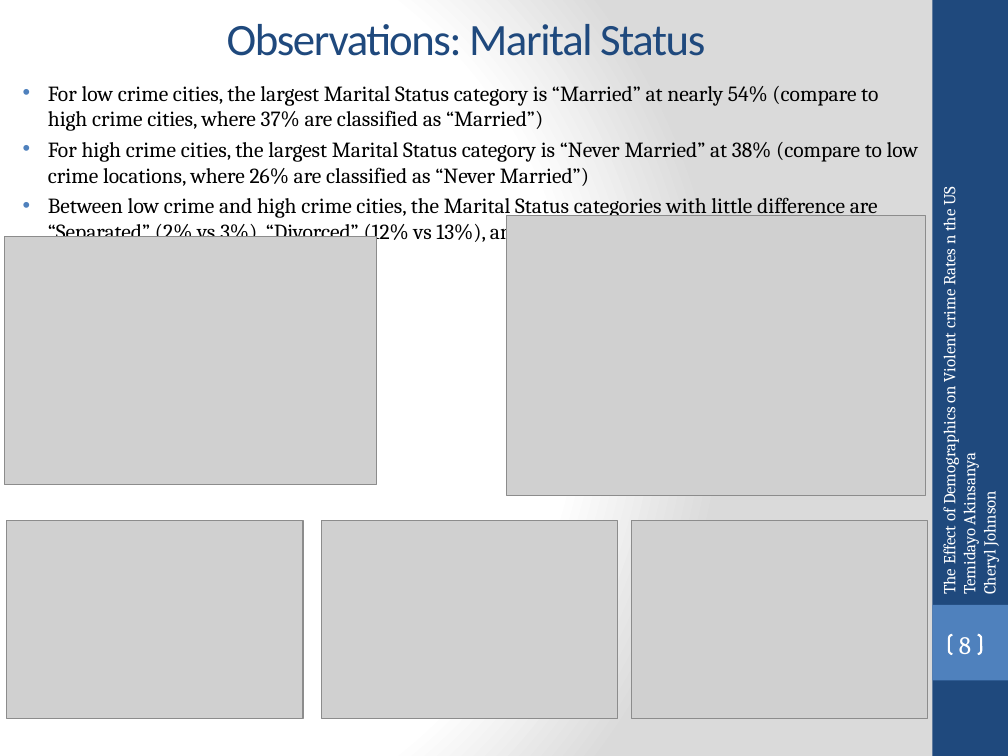
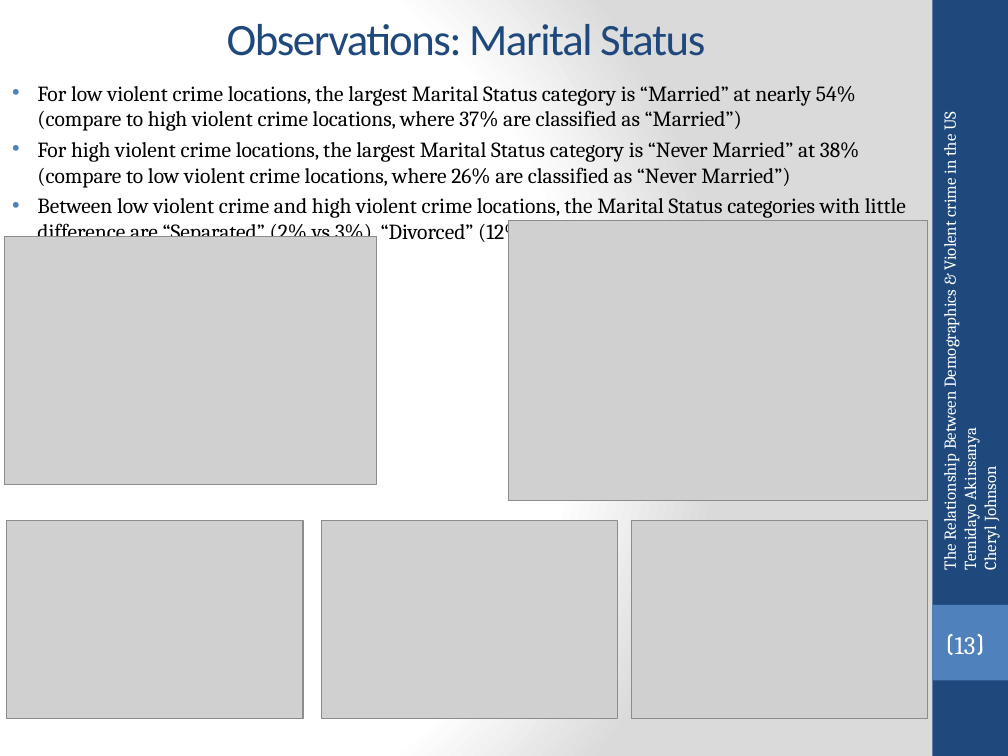
Before and after one commit to temidayo1234/National_ViolentCrime_Analysis, a slide deck: slide 13 of Data Analytics Bootcamp Project 1.pptx (slide 8 before the commit). Drawn at 1008x756 pixels with LibreOffice and Linux fonts; fonts in the diff are those of the drawing; grey boxes stand for pictures. Boxes give left, top, right and bottom in pixels: in the first picture for what was removed or moved away, otherwise in the second. Text is boxed around its words. In the diff, an @@ line names an element or a change of style, - is before the commit and + after.

```diff
--- a/Data Analytics Bootcamp Project 1.pptx
+++ b/Data Analytics Bootcamp Project 1.pptx
@@ text at (37, 86, 906, 244): text changed @@
-• For low crime cities, the largest Marital Status category is “Married” at nearly 54% (compare to high crime cities, where 37% are classified as “Married”)
-• For high crime cities, the largest Marital Status category is “Never Married” at 38% (compare to low crime locations, where 26% are classified as “Never Married”)
-• Between low crime and high crime cities, the Marital Status categories with little difference are “Separated” (2% vs 3%), “Divorced” (12% vs 13%), and “Widowed” (6% vs. 8%)
+• For low violent crime locations, the largest Marital Status category is “Married” at nearly 54% (compare to high violent crime locations, where 37% are classified as “Married”)
+• For high violent crime locations, the largest Marital Status category is “Never Married” at 38% (compare to low violent crime locations, where 26% are classified as “Never Married”)
+• Between low violent crime and high violent crime locations, the Marital Status categories with little difference are “Separated” (2% vs 3%), “Divorced” (12% vs 13%), and “Widowed” (6% vs. 8%)
@@ text "The Relationship Between Demographics & ...": place and size @@
-text "The Relationship Between Demographics & ..." at (938, 188, 1000, 594)
+text "The Relationship Between Demographics & ..." at (938, 113, 1001, 570)
@@ text at (938, 113, 960, 570): text changed @@
-The Effect of Demographics on Violent crime Rates n the US
+The Relationship Between Demographics & Violent crime in the US
@@ picture: place and size @@
-picture at (506, 216, 925, 495)
+picture at (508, 221, 927, 500)
@@ page number at (955, 637, 976, 654): text changed @@
-8
+13
```
Also in this commit, not shown: 10 other slides changed, 7 slides added.
